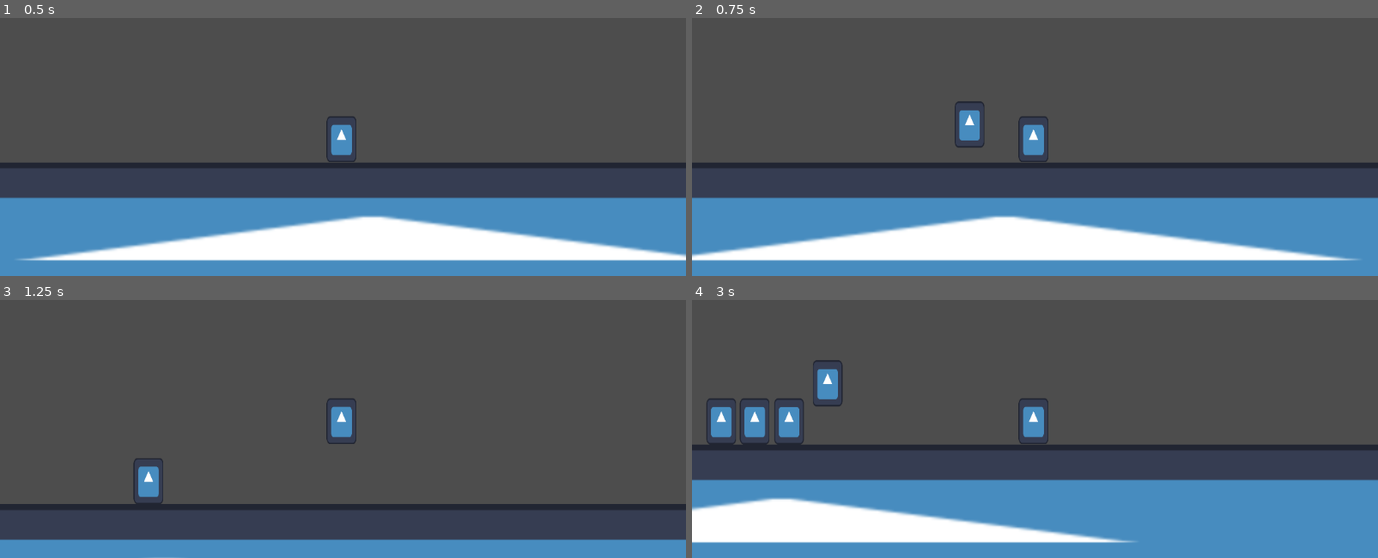
Above: before the commit, frames 1-4 (two rows, left to right).
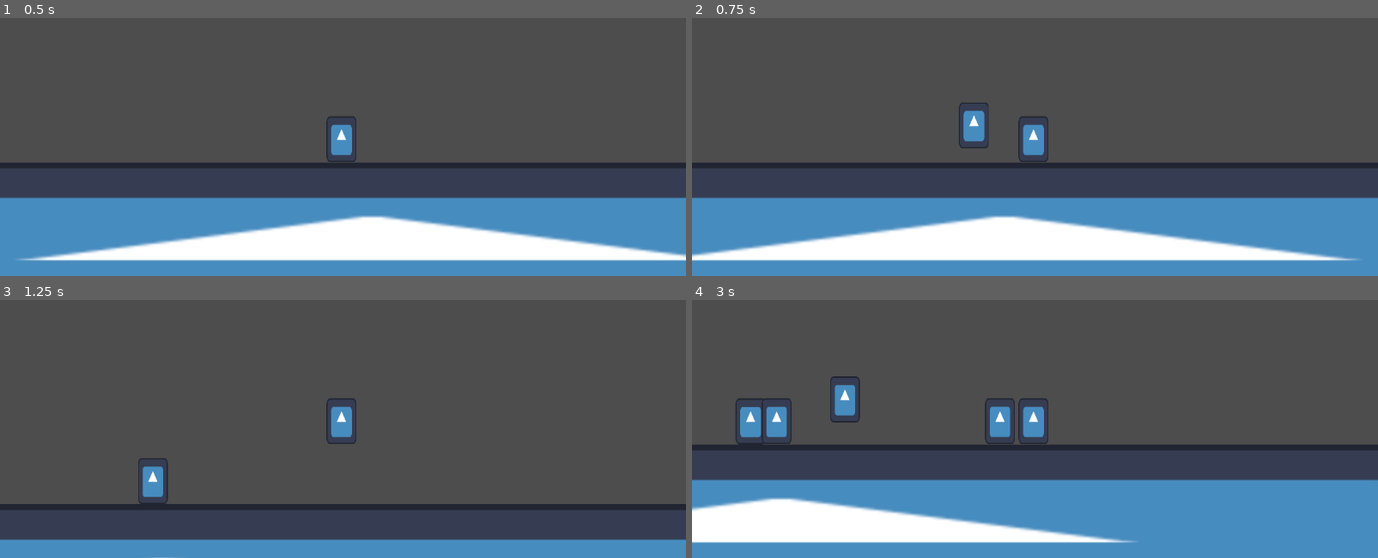
Above: after the commit, the same moments.

Repository: gostke/timeverns
Game: Godot game, scene res://levels/test_level.tscn
Two runs of this game, one before a commit and one after it. Both use one fixed random seed, a clock stepped at 60 frames per second and the inputs below. The engine's default icon, where the game draws it, is replaced by a stand-in: a white triangle on a blue panel in a dark square.
Inputs:
- Up to frame 1 (0.5 s): no input
- Up to frame 2 (0.75 s): tap Enter at 0.5 s; hold D (right) from 0.53 s (still down); tap Q (clone) at 0.6 s
- Up to frame 3 (1.25 s): keep holding D (right); tap W (up) at 0.77 s
- Up to frame 4 (3 s): tap Q (clone) at 1.35, 2.1, 2.85 s; tap W (up) at 1.52 s; release D (right) at 2.03 s; hold A (left) 2.03-2.78 s; hold D (right) from 2.78 s (still down)

Frame 1 is identical in both runs. In frame 2, 0.4% of the frame differs, in the area x 38-44%, y 32-51%; in frame 3, 0.3%; in frame 4, 2.5%, in the area x 2-48%, y 23-57%.

Commit message:
sprites folder

Diff:
--- /dev/null
+++ b/item.gd
@@ -0,0 +1,2 @@
+extends Area2D
+class_name Item
--- /dev/null
+++ b/items/item.tscn
@@ -0,0 +1,6 @@
+[gd_scene load_steps=2 format=3 uid="uid://1yk5vumiqfye"]
+
+[ext_resource type="Script" uid="uid://bwxermarh82fy" path="res://item.gd" id="1_pxpuq"]
+
+[node name="Item" type="Area2D"]
+script = ExtResource("1_pxpuq")
--- a/player/human.gd
+++ b/player/human.gd
@@ -22,8 +22,9 @@
 	var clone: Human = human_scene.instantiate()
 	# deep copy
 	clone.frames = frames.duplicate(true)
+	add_sibling(clone)
 	clone.global_position = clone.frames[0].global_pos
-	add_sibling(clone)
+	clone.get_node("CloneTimer").start()
 
 func _process(_delta: float) -> void:
 	if Input.is_action_just_pressed("clone") and is_player:
@@ -71,3 +72,7 @@
 	if frames.is_empty():
 		return
 	frames.pop_front().run_actions(self)
+
+
+func _on_clone_timer_timeout() -> void:
+	call_deferred("queue_free")
--- a/player/human.tscn
+++ b/player/human.tscn
@@ -6,6 +6,7 @@
 [sub_resource type="CapsuleShape2D" id="CapsuleShape2D_3kgn4"]
 
 [node name="Human" type="CharacterBody2D"]
+collision_layer = 2
 script = ExtResource("1_3kgn4")
 speed = 200.0
 jump_force = 200.0
@@ -22,3 +23,6 @@
 
 [node name="CloneTimer" type="Timer" parent="."]
 wait_time = 3.0
+one_shot = true
+
+[connection signal="timeout" from="CloneTimer" to="." method="_on_clone_timer_timeout"]
--- a/project.godot
+++ b/project.godot
@@ -53,6 +53,12 @@
 ]
 }
 
+[layer_names]
+
+2d_physics/layer_1="Solid"
+2d_physics/layer_2="Player"
+2d_physics/layer_3="Items"
+
 [rendering]
 
 renderer/rendering_method="gl_compatibility"
Not shown, added: item.gd.uid
Renamed: CHARACTER.png -> sprites/CHARACTER.png
Not shown, added: sprites/CHARACTER.png.import
Not shown, added: text.csv.import
